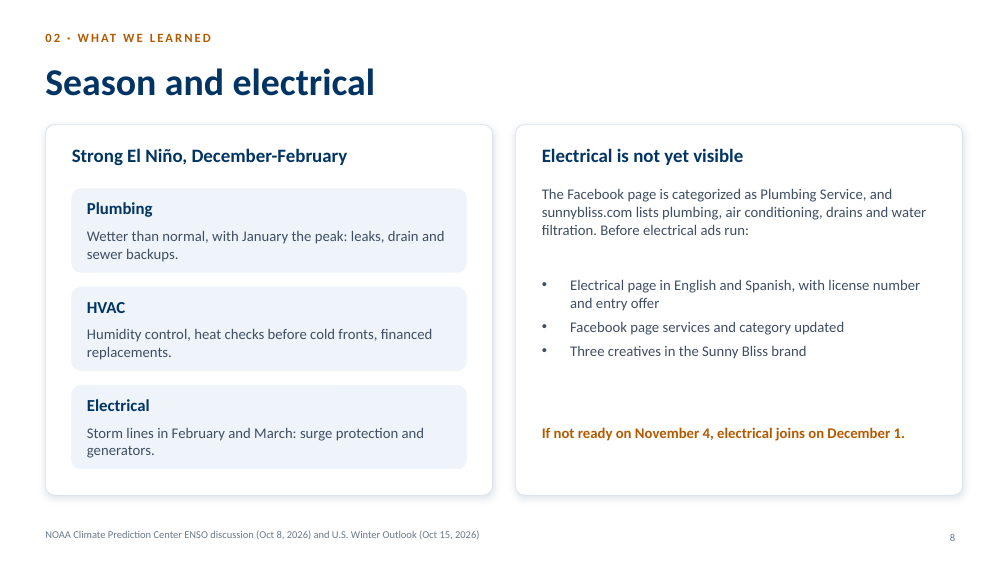
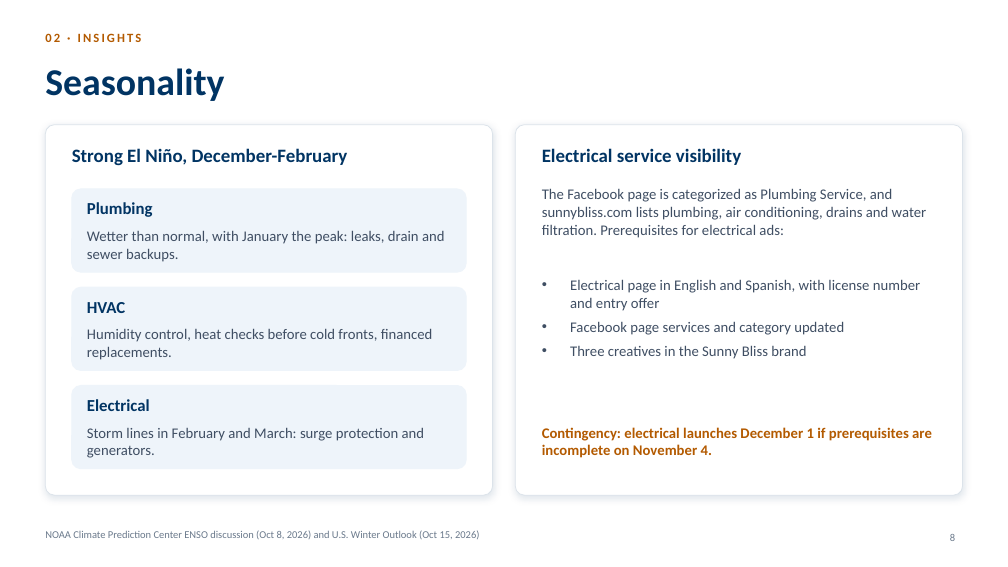
Before and after one commit to manlizard-sys/MetaADS2026, a slide deck: slide 8 of sunny_bliss/build/presentation/Sunny_Bliss_Meta_Plan_Nov-Dec_2026.pptx. Drawn at 1008x567 pixels with LibreOffice and Linux fonts; fonts in the diff are those of the drawing; background and template pictures are left out. Boxes give left, top, right and bottom in pixels: in the first picture for what was removed or moved away, otherwise in the second. Text is boxed around its words. In the diff, an @@ line names an element or a change of style, - is before the commit and + after.

```diff
--- a/sunny_bliss/build/presentation/Sunny_Bliss_Meta_Plan_Nov-Dec_2026.pptx
+++ b/sunny_bliss/build/presentation/Sunny_Bliss_Meta_Plan_Nov-Dec_2026.pptx
@@ text at [45, 33, 142, 42]: text changed @@
-02 · WHAT WE LEARNED
+02 · INSIGHTS
@@ text at [45, 68, 224, 101]: text changed @@
-Season and electrical
+Seasonality
@@ text at [542, 148, 741, 165]: text changed @@
-Electrical is not yet visible
+Electrical service visibility
@@ text at [542, 188, 927, 238]: text changed @@
-The Facebook page is categorized as Plumbing Service, and sunnybliss.com lists plumbing, air conditioning, drains and water filtration. Before electrical ads run:
+The Facebook page is categorized as Plumbing Service, and sunnybliss.com lists plumbing, air conditioning, drains and water filtration. Prerequisites for electrical ads:
@@ text at [542, 427, 932, 458]: text changed @@
-If not ready on November 4, electrical joins on December 1.
+Contingency: electrical launches December 1 if prerequisites are incomplete on November 4.
```
Also in this commit, not shown: 15 other slides changed, 1 other file.
